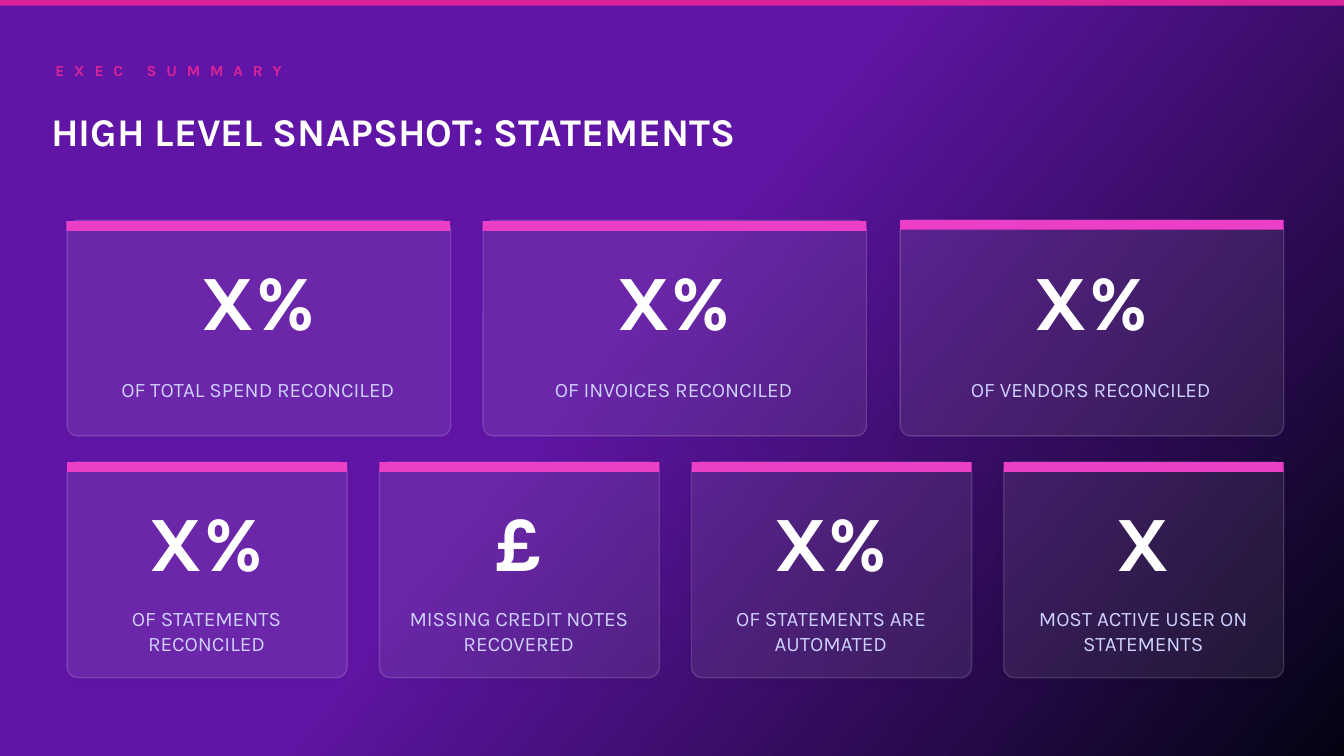
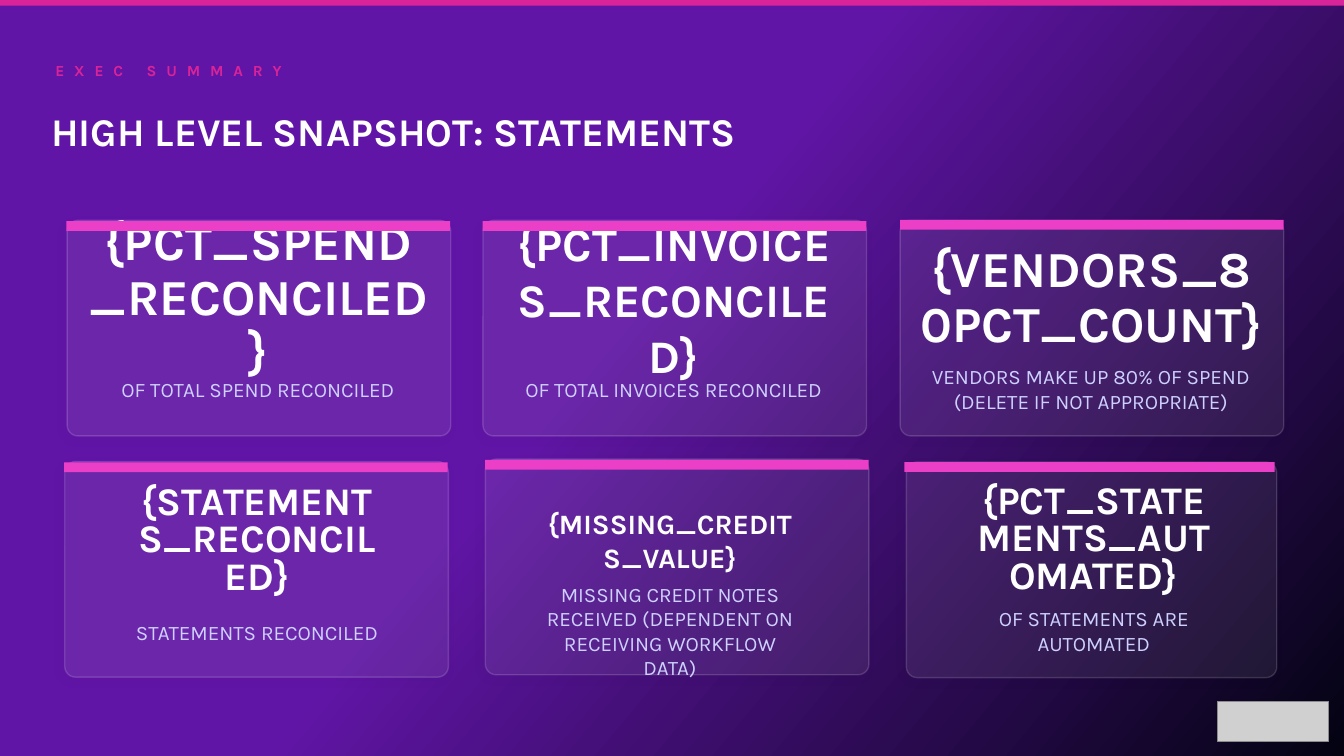
Before and after one commit to oresanniowo-beep/EBR-Gen-v2, a slide deck: slide 8 of EBR_Template.pptx (slide 11 before the commit). Drawn at 1344x756 pixels with LibreOffice and Linux fonts; fonts in the diff are those of the drawing; grey boxes stand for pictures. Boxes give left, top, right and bottom in pixels: in the first picture for what was removed or moved away, otherwise in the second. Text is boxed around its words. In the diff, an @@ line names an element or a change of style, - is before the commit and + after.

```diff
--- a/EBR_Template.pptx
+++ b/EBR_Template.pptx
@@ text at (104,220,412,268): text changed; size 56 to 36 pt @@
-X%
+{PCT_SPEND_RECONCILED}
@@ text at (517,221,830,269): text changed; size 56 to 33.3 pt @@
-X%
+{PCT_INVOICES_RECONCILED}
@@ text at (920,247,1262,350): text changed; size 56 to 36 pt @@
-X%
+{VENDORS_80PCT_COUNT}
@@ text at (89,281,428,316): text changed; size 56 to 27.9 pt @@
-X%
+{STATEMENTS_RECONCILED}
@@ text at (525,378,822,397): text changed @@
-OF INVOICES RECONCILED
+OF TOTAL INVOICES RECONCILED
@@ text at (932,371,1250,411): text changed @@
-OF VENDORS RECONCILED
+VENDORS MAKE UP 80% OF SPEND (DELETE IF NOT APPROPRIATE)
@@ rounded rectangle: place and size @@
-rounded rectangle at (68,462,348,678)
+rounded rectangle at (65,462,449,678)
@@ rectangle: place and size @@
-rectangle at (68,462,348,472)
+rectangle at (65,463,449,473)
@@ rectangle: place and size @@
-rectangle at (379,462,659,472)
+rectangle at (485,460,869,470)
@@ rounded rectangle: place and size @@
-rounded rectangle at (379,462,659,678)
+rounded rectangle at (486,459,870,675)
@@ rectangle: place and size @@
-rectangle at (692,462,972,472)
+rectangle at (904,462,1274,472)
@@ rounded rectangle: place and size @@
-rounded rectangle at (692,462,972,678)
+rounded rectangle at (906,462,1276,678)
@@ rounded rectangle removed at (1004,462,1285,678) @@
@@ rectangle removed at (1004,462,1285,472) @@
@@ text at (982,483,1205,520): text changed; size 56 to 27.9 pt @@
-X%
+{PCT_STATEMENTS_AUTOMATED}
@@ text at (548,512,792,573): text changed; size 56 to 20 pt @@
-£
+{MISSING_CREDITS_VALUE}
@@ text removed at (1116,520,1170,571) @@
-X
@@ text at (547,589,793,677): text changed @@
-MISSING CREDIT NOTES RECOVERED
+MISSING CREDIT NOTES RECEIVED (DEPENDENT ON RECEIVING WORKFLOW DATA)
@@ text at (136,627,378,640): text changed @@
-OF STATEMENTS RECONCILED
+STATEMENTS RECONCILED
@@ text "OF STATEMENTS ARE AUTOMATED": place and size @@
-text "OF STATEMENTS ARE AUTOMATED" at (736,613,926,651)
+text "OF STATEMENTS ARE AUTOMATED" at (999,613,1189,651)
@@ text removed at (1039,613,1247,651) @@
-MOST ACTIVE USER ON STATEMENTS
@@ picture added at (1218,702,1329,741) @@
```
Also in this commit, not shown: 28 other slides changed, 10 slides added, 10 slides removed.
